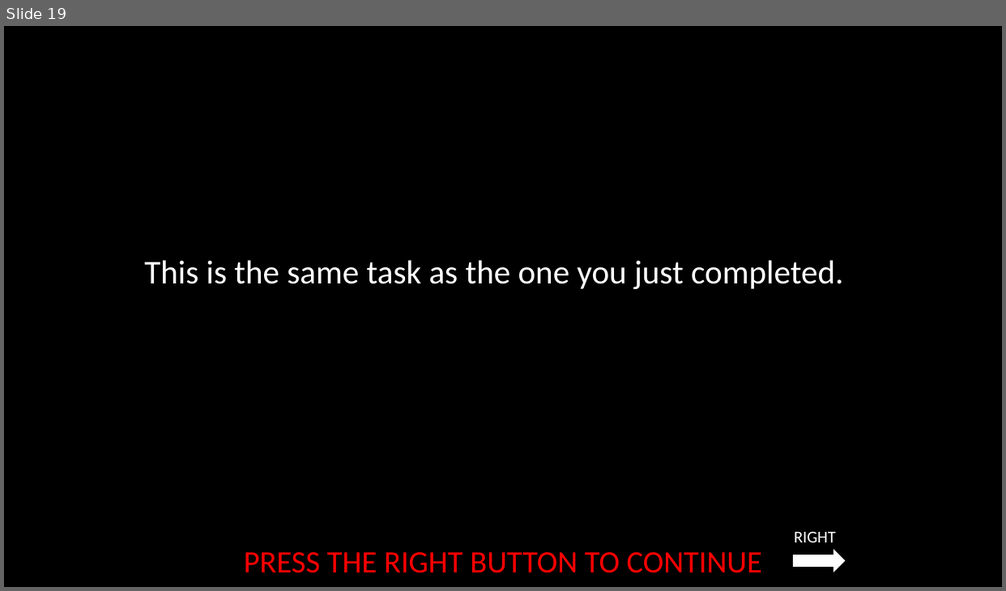
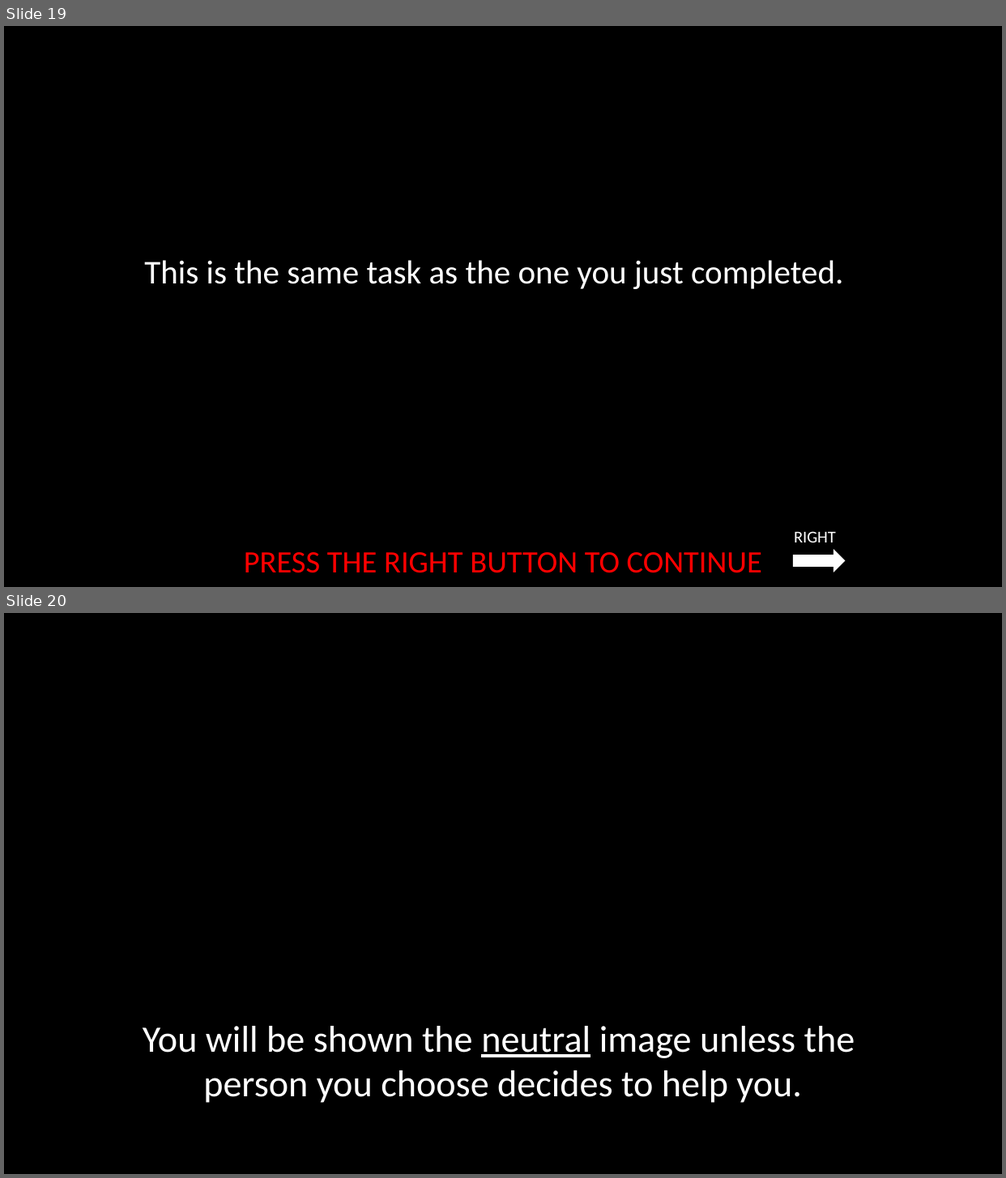
Before and after one commit to laureate-institute-for-brain-research/StimToolOnline, a slide deck: public/js/tasks/cooperation_task/media/Cooperation_Task_Instructions.12.5.2022.pptx. Shown one above the other, each under a label of ours: slide 19 before the commit, slides 19 and 20 after it. The pictures are 1006x591 and 1006x1178 pixels, drawn with LibreOffice and Linux fonts; fonts in the diff are those of the drawing. Boxes give left, top, right and bottom in pixels: in the first picture for what was removed or moved away, otherwise in the second. Text is boxed around its words. In the diff, an @@ line names an element or a change of style, - is before the commit and + after.

Commit message:
#68, bottom text is now an image

```diff
--- a/public/js/tasks/cooperation_task/media/Cooperation_Task_Instructions.12.5.2022.pptx
+++ b/public/js/tasks/cooperation_task/media/Cooperation_Task_Instructions.12.5.2022.pptx
@@ slide 20 added at (4, 613, 1002, 1174), background #000000 @@
@@ text added at (143, 1026, 855, 1103), 36 pt, text #FFFFFF @@
+You will be shown the neutral image unless the
+person you choose decides to help you.
```
Also in this commit, not shown: 1 other slide added, 3 other files.
